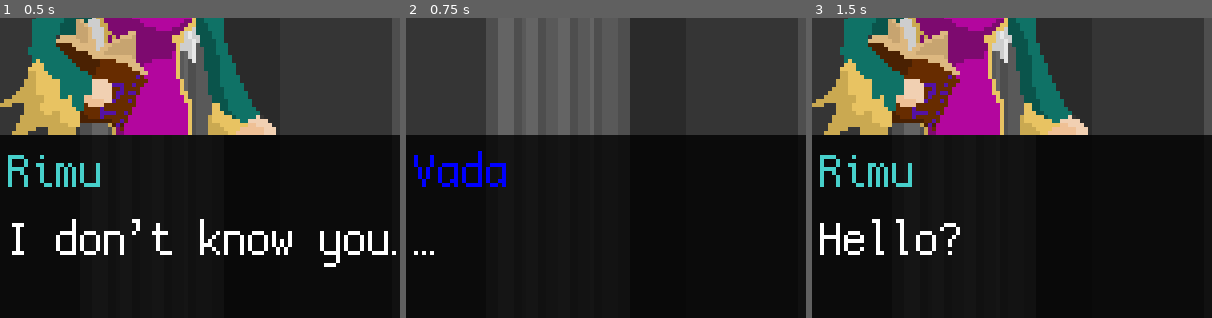
Above: before the commit, frames 1-3 (left to right).
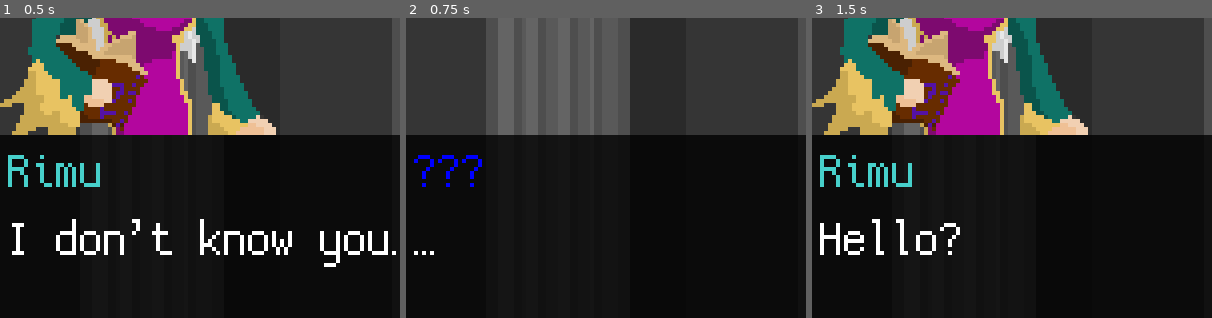
Above: after the commit, the same moments.

Repository: Voltinus/rimu
Game: Godot game, scene res://levels/Dialogue5VadaBefore/Dialogue5VadaBefore.tscn
The game is run twice, just before and just after one commit, with the same random seed, the same clock (stepped at 60 frames per second) and the same inputs. This scene is started directly instead of the project's main scene.
Inputs:
- Up to frame 1 (0.5 s): no input
- Up to frame 2 (0.75 s): tap Enter (dialogue_skip) at 0.5 s; hold D (move_right) from 0.53 s (still down)
- Up to frame 3 (1.5 s): tap Space at 1.25 s; release D (move_right) at 1.28 s; hold S (move_down) from 1.28 s (still down)
The pictures show only the part of the screen within x 1-51%, y 40-90%; the shares and areas given below are measured in that part.

Frame 1 is identical in both runs. In frame 2, 1.0% of the frame differs, in the area x 2-25%, y 44-57%; in frame 3, nothing differs.

Commit message:
Hid Vada's name and added some eo translations

Diff:
--- a/levels/Dialogue5VadaBefore/Dialogue5VadaBefore.gd
+++ b/levels/Dialogue5VadaBefore/Dialogue5VadaBefore.gd
@@ -3,9 +3,9 @@
 func _ready():
 	dialogue_lines = [
 		["Rimu", "DIAL_RIMU11"],
-		["Vada", "DIAL_VADA1"],
+		["?Vada", "DIAL_VADA1"],
 		["Rimu", "DIAL_RIMU12"],
-		["Vada", "DIAL_VADA2"],
+		["?Vada", "DIAL_VADA2"],
 		["Rimu", "DIAL_RIMU13"],
 	]
 
--- a/misc/translations.csv
+++ b/misc/translations.csv
@@ -4,10 +4,10 @@
 EXIT;Exit;Wyjście;Fermi
 THE_LEGEND_OF;The legend of;Legenda;La legendo de
 ERROR;Error;Błąd;Eraro
-ERROR_MSG;You shouldn’t be able to see this. Please report it to the game creators.;Tiu komunikajxo ne devas aperi. Bonvolu, raporti tio al la ;ERROR_MGS_eo
+ERROR_MSG;You shouldn’t be able to see this. Please report it to the game creators.;Ten komunikat nie powinien się pojawić.;Tiu komunikajxo ne devas aperi. Bonvolu, raporti tio al la
 STORY1;Once upon a time, there was an academy, adepts of which studied almost everything of magical nature.;Dawno dawno temu istniała pewna akademia, której adepci studiowali niemal wszystko o magicznej naturze.;STORY1_eo
 STORY2;Some knowledge however was strictly forbidden to explore.;Pewna wiedza była jednak surowo zabroniona.;STORY2_eo
-STORY3;Eventually, the tension of imposed bans broke down, and shook the whole academy, as the students' rebelion took more and more lives.;Pewnego dnia, ;STORY3_eo
+STORY3;Eventually, the tension of imposed bans broke down, and shook the whole academy, as the students' rebelion took more and more lives.;Pewnego dnia, napięcie spowodowane zakazami pękło, a bunt uczniów pochłaniał coraz to więcej żyć.;STORY3_eo
 STORY4;Rimu, the academy's Librarian, is its last hope.;Rimu, Bibliotekarz Akademii, jest jej ostatnią nadzieją.;STORY4_eo
 DIAL_RIMU1;Feren! You know you don't have to do this.;Feren! Wiesz, że nie musisz tego robić.;DIAL_RIMU1_eo
 DIAL_FEREN1;I know miss Rimu. I really liked you, but I can't let you ruin what we've accomplished.;Wiem pani Rimu. Naprawdę panią lubiłem, ale nie pozwolę pani zrujnować tego, co osiągnęliśmy.;DIAL_FEREN1_eo
@@ -36,15 +36,15 @@
 DIAL_RIMU12;Hello?;Halo?;DIAL_RIMU12_eo
 DIAL_VADA2;…;…;DIAL_VADA2_eo
 DIAL_RIMU13;Will you answer me?;Odpowiesz mi?;DIAL_RIMU13_eo
-DIAL_VADA3;My name is Vad’a;Nazywam się Vad’a;DIAL_VADA3_eo
-DIAL_RIMU14;And?;I?;DIAL_RIMU14_eo
-DIAL_VADA4;And I’m sorry, but I’ll never betray him… *melts*;I przepraszam, ale nigdy go nie zdradzę… *rozpuszcza się*;DIAL_VADA4_eo
+DIAL_VADA3;My name is Vada;Nazywam się Vada.;Mi nomiĝas Vada.
+DIAL_RIMU14;And?;I?;Kaj?
+DIAL_VADA4;And I’m sorry, but I’ll never betray him… *melts*;I przepraszam, ale nigdy go nie zdradzę… *rozpuszcza się*;Kaj pardonu, sed mi neniam perfidos lin… *fandiĝas*
 DIAL_RIMU15;Strange… Well then, I feel I’m getting close.;Dziwne… No nic, czuję, że się zbliżam.;DIAL_RIMU15_eo
 DIAL_RIMU16;Aria! Dress yourself up.;Aria! Ubierz się.;DIAL_RIMU16_eo
 DIAL_ARIA1;Why?;Czemu?;DIAL_ARIA1_eo
 DIAL_RIMU17;You know why, you know the rules!;Wiesz czemu, znasz zasady!;DIAL_RIMU17_eo
 DIAL_ARIA2;Darek’h doesn’t obey them, so do I!;Darek’h ich nie przestrzega, więc ja też!;DIAL_ARIA2_eo
-DIAL_RIMU18;What a unruly kid… (...kid?);Co za niesforne dziecko... (…dziecko?);DIAL_RIMU18_eo
+DIAL_RIMU18;What a unruly kid… (...kid?);Co za niesforne dziecko… (…dziecko?);DIAL_RIMU18_eo
 DIAL_RIMU19;Let’s play a game. If I win, you’ll dress yourself up and tell me where Darek’h is.;Zagrajmy w grę. Jeśli wygram, ubierzesz się i powiesz mi gdzie jest Darek’h.;DIAL_RIMU19_eo
 DIAL_ARIA3;Okaaay…;Okeeej…;DIAL_ARIA3_eo
 DIAL_RIMU20;You know the rules?;Znasz zasady?;DIAL_RIMU20_eo
@@ -57,5 +57,5 @@
 DIAL_DAREKH2;Rigth… Let's get it over with.;Jasne… Miejmy to już za sobą.;DIAL_DAREKH2_eo
 DIAL_DAREKH3;I didn’t expect that;Tego się nie spodziewałem…;DIAL_DAREKH3_eo
 DIAL_RIMU24;This is the end of your rebelion.;To koniec twojego buntu.;DIAL_RIMU23_eo
-DIAL_DAREKH4;No, witch. It just had started.;Nie , wiedźmo. Dopiero się zaczął.;DIAL_DAREKH4_eo
+DIAL_DAREKH4;No, witch. It just had started.;Nie, wiedźmo. Dopiero się zaczął.;DIAL_DAREKH4_eo
 THANKS_ALPHA;Thank you for testing out the alpha version!;Dzięki za przetestowanie wersji alfa!;THANKS_ALPHA_eo
--- a/templates/Dialogue/Dialogue.gd
+++ b/templates/Dialogue/Dialogue.gd
@@ -42,14 +42,22 @@
 
 func _update():
 	var line = dialogue_lines[current_line]
-	if line[0] == "Rimu":
+	var name = line[0]
+	var text = line[1]
+	var unknown_name = false;
+
+	if name[0] == "?":
+		unknown_name = true
+		name = name.substr(1)
+
+	if name == "Rimu":
 		$CharacterRimu.show()
 		$CharacterOther.hide()
 	else:
 		$CharacterRimu.hide()
 		$CharacterOther.show()
-		$CharacterOther.texture = textures[line[0]]
+		$CharacterOther.texture = textures[name]
 
-	$Name.text = line[0]
-	$Text.text = line[1]
-	$Name.modulate = name_colors[line[0]]
+	$Name.text = "???" if unknown_name else name
+	$Name.modulate = name_colors[name]
+	$Text.text = text
Not shown, changed: misc/translations.csv.import
Not shown, changed: export/Rimu.exe
Not shown, added: misc/.~lock.translations.csv#
